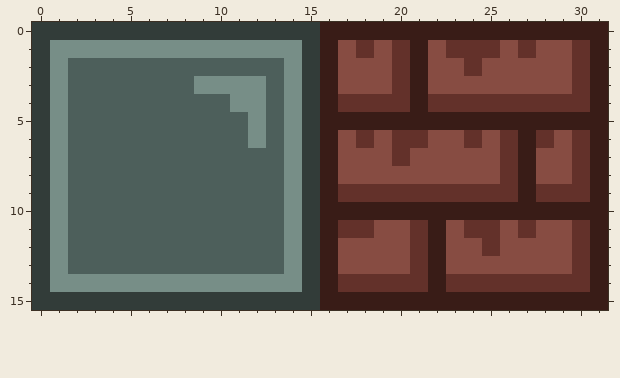
Pixel-art sprite: bomberkong/assets/sprites/t_walls.png. The picture above is the old version.
The file is 32x16 pixels.
Now the later version:
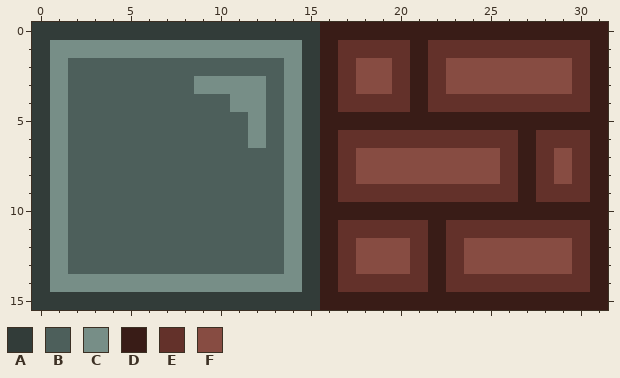
Palette (. is transparent): A #323c39  B #4d5f5b  C #778e87  D #391c17  E #63312a  F #874c42
What changed:
Changed rows in their new state; - is an unchanged pixel.
first column x 17:
 1 E-E--E---E-EE
 2 E----E-F-----
 3 E----E-------
 6 E-E--EE-E---E
 7 E--F-------E-
 8 E----------E-
11 --EE--E--E-EE
12 E-----E-F----
13 E-----E------
Boxes around the changes in both pictures, in picture pixels (x1, y1, x2, y2):
changed: (338, 40, 572, 274)
